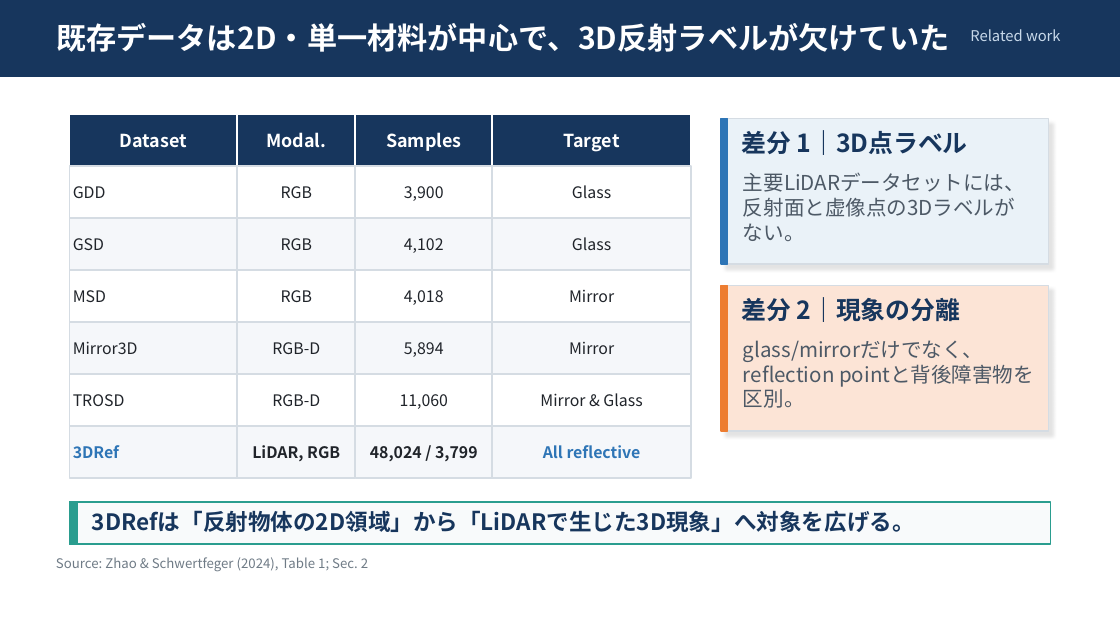
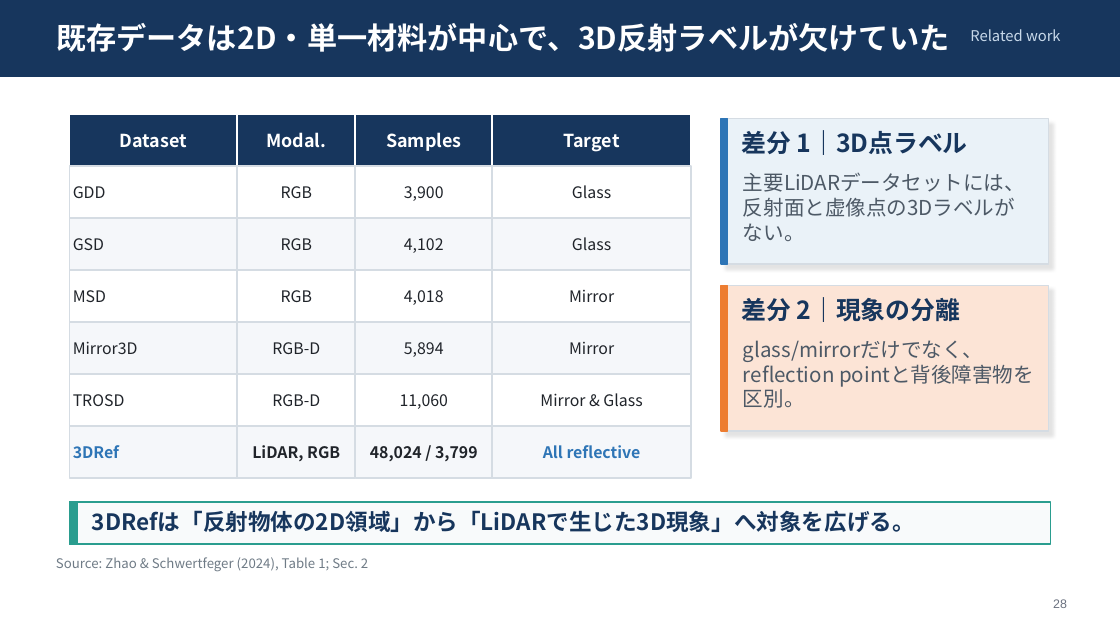
Before and after one commit to i-takechi/Master_work, a slide deck: slide 28 of セミナー202060723.pptx. Drawn at 1120x630 pixels with LibreOffice and Linux fonts; fonts in the diff are those of the drawing. Boxes give left, top, right and bottom in pixels: in the first picture for what was removed or moved away, otherwise in the second. Text is boxed around its words. In the diff, an @@ line names an element or a change of style, - is before the commit and + after.

```diff
--- a/セミナー202060723.pptx
+++ b/セミナー202060723.pptx
@@ text added at <box>1053,599,1067,608</box>, 8 pt, text #6B7280 @@
+28
```
Also in this commit, not shown: 47 other slides changed.
